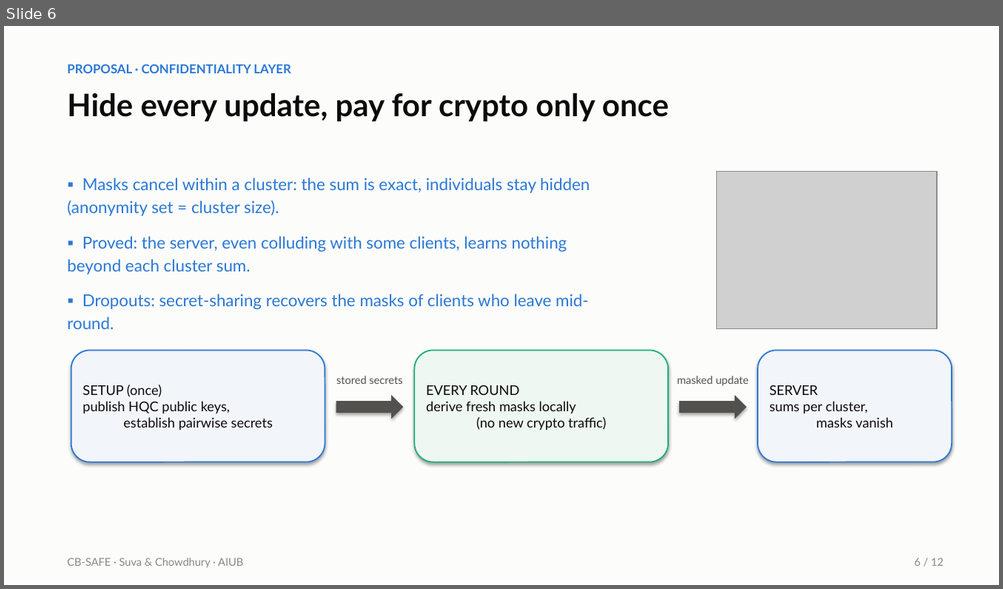
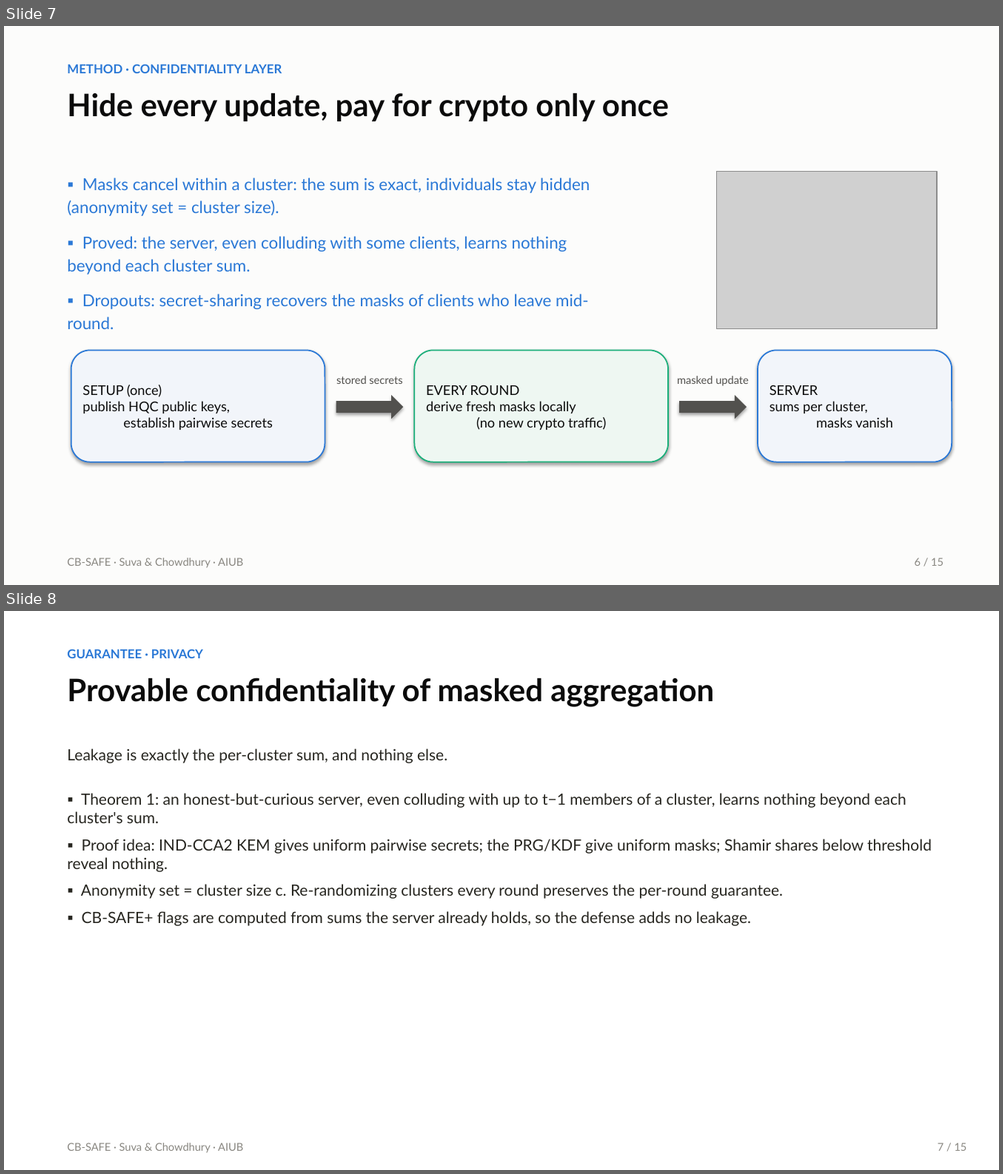
Before and after one commit to wshuv-o/cb-safe-draft, a slide deck: paper/cbsafe_slides.pptx. Shown one above the other, each under a label of ours: slide 6 before the commit, slides 7 and 8 after it. The pictures are 1003x589 and 1003x1174 pixels, drawn with LibreOffice and Linux fonts; fonts in the diff are those of the drawing; grey boxes stand for pictures. Boxes give left, top, right and bottom in pixels: in the first picture for what was removed or moved away, otherwise in the second. Text is boxed around its words. In the diff, an @@ line names an element or a change of style, - is before the commit and + after.

```diff
--- a/paper/cbsafe_slides.pptx
+++ b/paper/cbsafe_slides.pptx
@@ slide 8 added at box(4, 611, 999, 1170), background #FFFFFF @@
@@ text added at box(67, 649, 203, 658), 12 pt, text #2A78D6, bold @@
+GUARANTEE · PRIVACY
@@ text added at box(67, 678, 714, 707), 30 pt, text #0B0B0B, bold @@
+Provable confidentiality of masked aggregation
@@ text added at box(67, 749, 447, 763), 15 pt, text #26251F @@
+Leakage is exactly the per-cluster sum, and nothing else.
@@ text added at box(67, 793, 931, 926), 15 pt, text #26251F @@
+▪ Theorem 1: an honest-but-curious server, even colluding with up to t−1 members of a cluster, learns nothing beyond each cluster's sum.
+▪ Proof idea: IND-CCA2 KEM gives uniform pairwise secrets; the PRG/KDF give uniform masks; Shamir shares below threshold reveal nothing.
+▪ Anonymity set = cluster size c. Re-randomizing clusters every round preserves the per-round guarantee.
+▪ CB-SAFE+ flags are computed from sums the server already holds, so the defense adds no leakage.
@@ text added at box(67, 1143, 243, 1153), 10.5 pt, text #898781 @@
+CB-SAFE · Suva & Chowdhury · AIUB
@@ text added at box(937, 1143, 967, 1151), 10.5 pt, text #898781 @@
+7 / 15
@@ what was slide 6 is now slide 7 @@
@@ slide 7 changed as well @@
@@ text at box(67, 64, 282, 73): text changed @@
-PROPOSAL · CONFIDENTIALITY LAYER
+METHOD · CONFIDENTIALITY LAYER
@@ text at box(914, 558, 943, 566): text changed @@
-6 / 12
+6 / 15
```
Also in this commit, not shown: 11 other slides changed, 4 other slides added, 2 other files.
